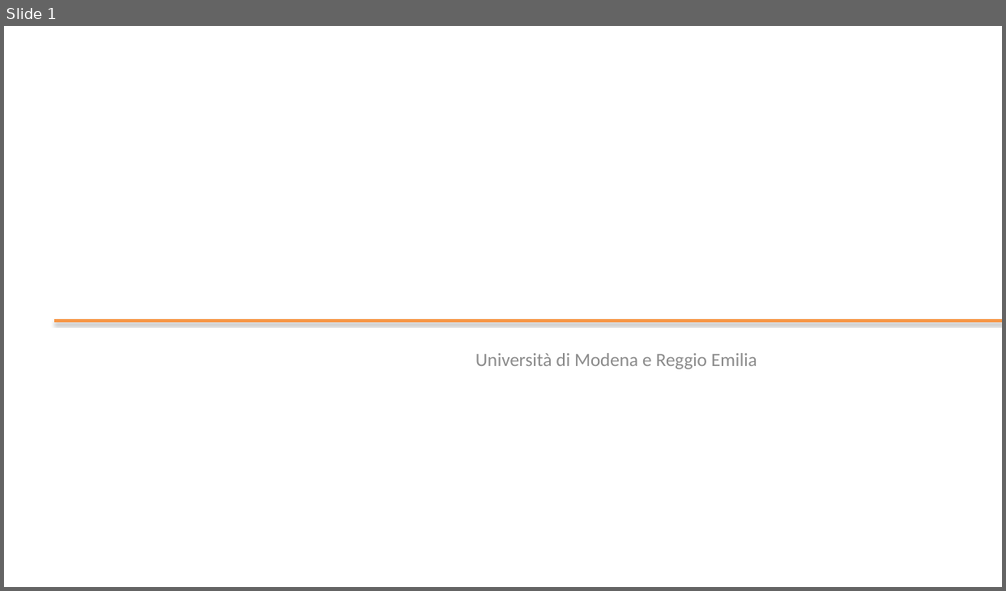
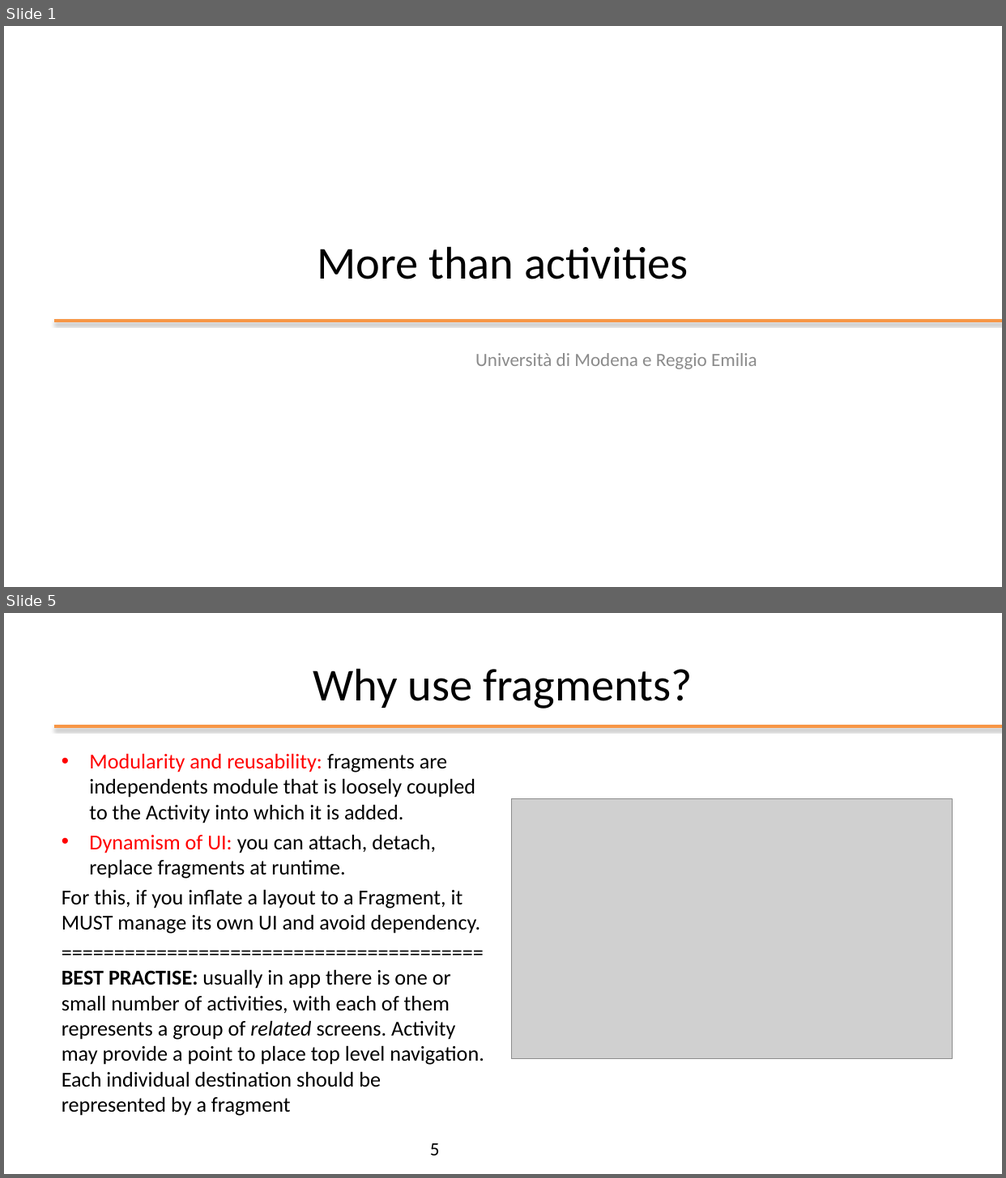
Before and after one commit to kevinmala00/ATTIVITA-PROGETTUALE, a slide deck: slides/05 - More than activities.pptx. Shown one above the other, each under a label of ours: slide 1 before the commit, slides 1 and 5 after it; the slides between them are not shown. The pictures are 1006x591 and 1006x1178 pixels, drawn with LibreOffice and Linux fonts; fonts in the diff are those of the drawing; grey boxes stand for pictures; background and template pictures are left out. Boxes give left, top, right and bottom in pixels: in the first picture for what was removed or moved away, otherwise in the second. Text is boxed around its words. In the diff, an @@ line names an element or a change of style, - is before the commit and + after.

```diff
--- a/slides/05 - More than activities.pptx
+++ b/slides/05 - More than activities.pptx
@@ slide 5 added at <box>4,613,1002,1174</box>, background #FFFFFF @@
@@ title added at <box>313,668,692,709</box>, 44 pt, text #000000 @@
+Why use fragments?
@@ line added from (54, 726) to (1002, 726), #F79646 3 pt @@
@@ text added at <box>62,753,484,1116</box>, 20.4 pt, text #000000 @@
+• Modularity and reusability: fragments are independents module that is loosely coupled to the Activity into which it is added.
+• Dynamism of UI: you can attach, detach, replace fragments at runtime.
+For this, if you inflate a layout to a Fragment, it MUST manage its own UI and avoid dependency.
+========================================BEST PRACTISE: usually in app there is one or small number of activities, with each of them represents a group of related screens. Activity may provide a point to place top level navigation. Each individual destination should be represented by a fragment
@@ picture added at <box>512,799,953,1059</box> @@
@@ page number added at <box>430,1144,440,1156</box>, 18 pt, text #000000 @@
+5
@@ slide 1 changed as well @@
@@ title added at <box>317,246,688,280</box>, 44 pt, text #000000 @@
+More than activities
```
Also in this commit, not shown: 36 other slides added, 1 slide removed.
